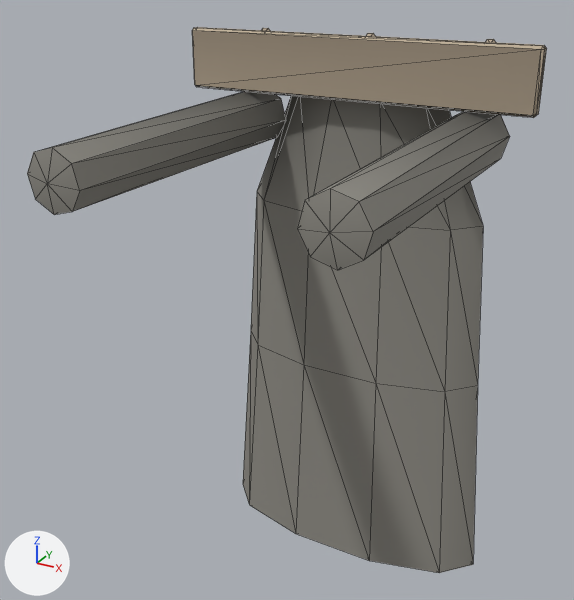
Before and after pictures for a commit that changed the glTF model assets/models/props/coat_hook.glb.
Both versions are drawn from a 50 mm camera at (0.544, -1.19, 0.172) aimed at (-0.04, -0.127, -0.36). Arrows for +X, +Y and +Z are at lower left; the lights stay in place. The first picture is the older version. Mesh edges are drawn as thin lines. Vertices at exactly the same position are counted once.

Names of what the first picture shows: 'static'.
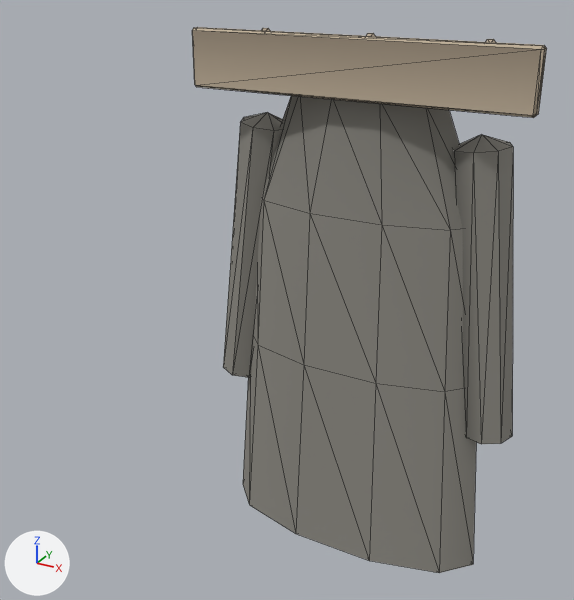
Location of each change, [x1, y1, x2, y2] in pixels of the pictures (574 x 600 px; the box of a moved part takes in the faces that stretch with it):
'static', reshaped (32% narrower)
    before: [27, 27, 547, 573]
    after: [192, 27, 547, 573]
part 1 of me_static, moved or reshaped
    before: [27, 91, 286, 215]
    after: [223, 112, 283, 378]
part 2 of me_static, moved or reshaped
    before: [297, 111, 510, 270]
    after: [453, 135, 513, 444]
part 3 of me_static, edited (looks the same)
    both: [249, 56, 541, 573]
part 4 of me_static, recoloured
    before: [36, 70, 537, 228]
    after: [195, 70, 537, 444]
part 5 of me_static, recoloured
    before: [47, 138, 337, 270]
    after: [253, 113, 481, 153]

The change, as a list of edits to the scene's bpy script:
```text
Change me_static:
    used by ob_static; location = (0.0, 0.0, 0.0)
    remove me_static.from_pydata(...)  # 144 vertices, 260 faces; spans x -0.3..0.3, y -0.47..0.17, z -0.95..0.05
    add me_static.from_pydata(...)  # 144 vertices, 260 faces; spans x -0.311..0.311, y -0.01..0.17, z -0.95..0.05
    me_static part 1: the loose piece of 18 vertices spanning x -0.25..-0.15, y -0.47..0.09, z -0.15..-0.05 is multiplied about its middle by the matrix ((0.986, 0.12, -0.119), (-0.12, 0.0, -0.993), (-0.119, 0.993, 0.014)), then moved by (-0.034, 0.28, -0.278)
    me_static part 2: the loose piece of 18 vertices spanning x 0.15..0.25, y -0.47..0.09, z -0.15..-0.05 is multiplied about its middle by the matrix ((0.986, -0.12, 0.119), (0.12, 0.0, -0.993), (0.119, 0.993, 0.014)), then moved by (0.034, 0.28, -0.278)
    me_static part 3: 62 faces centred in x -0.299..0.297, y -0.463..0.147, z -0.817..-0.015 are repainted in the vertex colours; the middle colour goes from white #ffffff to white #fafafa
    me_static part 4: 51 faces centred in x -0.218..0.299, y -0.283..0.077, z -0.183..0.022 are repainted in the vertex colours; the middle colour goes from light grey #c6c6c6 to white #ededed
    me_static part 5: 16 faces centred in x -0.193..0.193, y -0.463..0.105, z -0.183..-0.073 are repainted in the vertex colours; the middle colour goes from white #ffffff to light grey #dddddd
```
